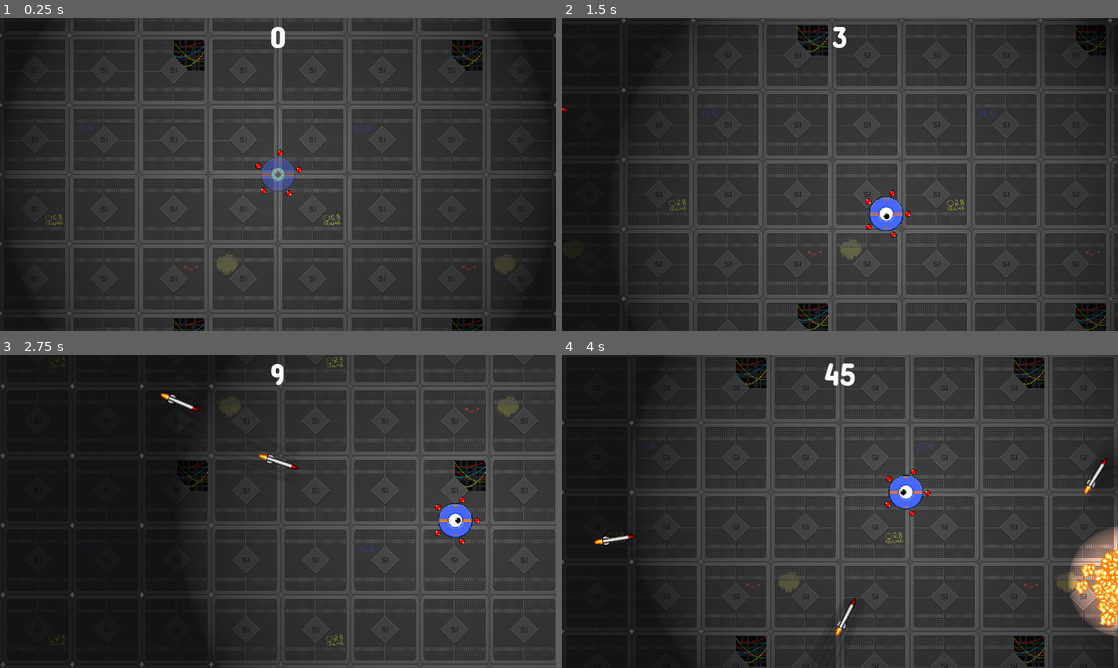
Above: before the commit, frames 1-4 (two rows, left to right).
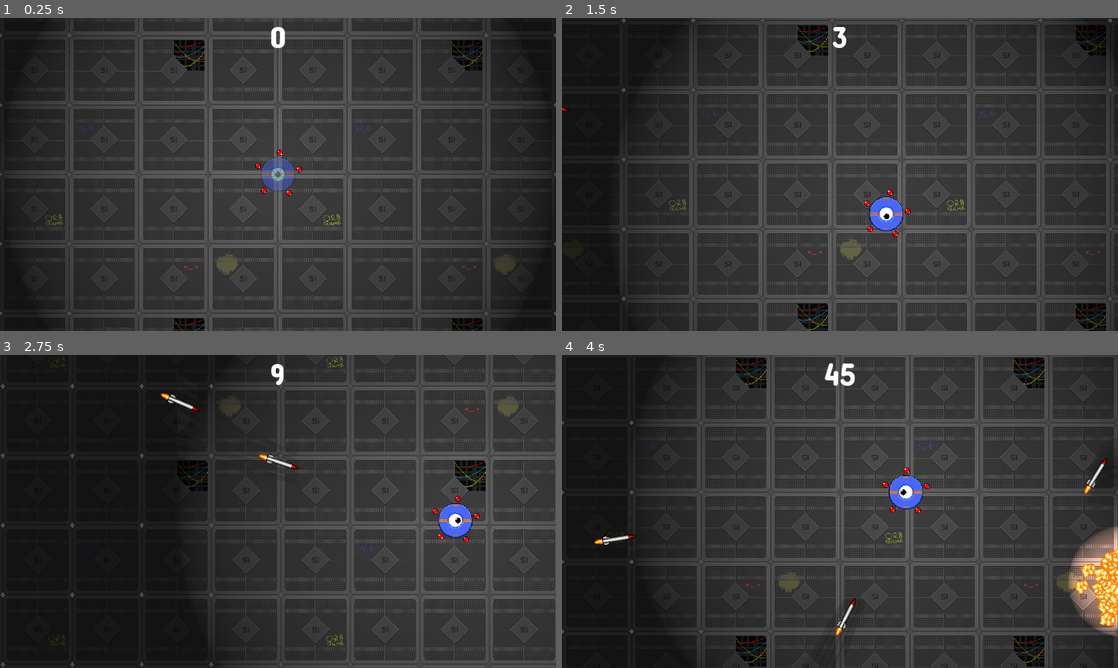
Above: after the commit, the same moments.

Repository: thompson937/Orbgame
Game: Godot game, scene res://Nodes/main.tscn
The game is run twice, just before and just after one commit, with the same random seed, the same clock (stepped at 60 frames per second) and the same inputs. This scene is started directly instead of the project's main scene.
Inputs:
- Up to frame 1 (0.25 s): no input
- Up to frame 2 (1.5 s): hold Right (move_right) 0.53-1.28 s; hold Space (dash) 0.53-1.28 s; hold Down (move_down) from 1.28 s (still down); tap Space (dash) at 1.35 s
- Up to frame 3 (2.75 s): release Down (move_down) at 2.03 s; hold Right (move_right) from 2.03 s (still down); hold Space (dash) from 2.03 s (still down)
- Up to frame 4 (4 s): release Right (move_right) at 2.78 s; release Space (dash) at 2.78 s; hold Up (move_up) 2.78-3.53 s; tap Space (dash) at 2.85 s; hold Left (move_left) from 3.53 s (still down); hold Space (dash) from 3.53 s (still down)

The runs differ from the first frame. In frame 1, less than 0.1% of the frame differs, in the area x 45-55%, y 42-57%; in frame 2, 0.1%; in frame 3, 0.1%; in frame 4, 0.2%, in the area x 57-67%, y 36-52%.

Commit message:
Finished work on Wave system (visuals)

Diff:
--- a/Nodes/main.tscn
+++ b/Nodes/main.tscn
@@ -1,9 +1,10 @@
-[gd_scene load_steps=12 format=3 uid="uid://bhbrjk61khsph"]
+[gd_scene load_steps=13 format=3 uid="uid://bhbrjk61khsph"]
 
 [ext_resource type="Script" path="res://Scripts/game.gd" id="1_71f2l"]
 [ext_resource type="PackedScene" uid="uid://ctv8f0y3h1t25" path="res://Nodes/player.tscn" id="1_al7i7"]
 [ext_resource type="Script" path="res://Scripts/move_camera.gd" id="2_sm8c7"]
 [ext_resource type="PackedScene" uid="uid://ckm0gidsmua3s" path="res://Nodes/missile.tscn" id="3_c6tdd"]
+[ext_resource type="PackedScene" uid="uid://buocrowm35rse" path="res://Nodes/wave_object.tscn" id="3_swrs2"]
 [ext_resource type="Script" path="res://Scripts/HudManager.gd" id="4_12t7j"]
 [ext_resource type="Theme" uid="uid://dtxqxytnxtioo" path="res://the_theme.tres" id="4_xj4qc"]
 [ext_resource type="Texture2D" uid="uid://lkv8xpo6fc1m" path="res://Art/ground_tile.png" id="5_887kl"]
@@ -16,6 +17,7 @@
 texture_filter = 1
 script = ExtResource("1_71f2l")
 missileAsset = ExtResource("3_c6tdd")
+waveObject = ExtResource("3_swrs2")
 
 [node name="Player" parent="." instance=ExtResource("1_al7i7")]
 
--- /dev/null
+++ b/Nodes/testcene.tscn
@@ -0,0 +1,11 @@
+[gd_scene load_steps=2 format=3 uid="uid://bmmlp0l4qqcmg"]
+
+[ext_resource type="PackedScene" uid="uid://buocrowm35rse" path="res://Nodes/wave_object.tscn" id="1_cjie8"]
+
+[node name="Node2D" type="Node2D"]
+
+[node name="WaveObject" parent="." instance=ExtResource("1_cjie8")]
+offset_left = 448.0
+offset_top = 215.0
+offset_right = 448.0
+offset_bottom = 215.0
--- a/Nodes/wave_object.tscn
+++ b/Nodes/wave_object.tscn
@@ -1,22 +1,32 @@
-[gd_scene load_steps=2 format=3 uid="uid://buocrowm35rse"]
+[gd_scene load_steps=3 format=3 uid="uid://buocrowm35rse"]
 
+[ext_resource type="Script" path="res://Scripts/wave_script.gd" id="1_1ltgq"]
 [ext_resource type="FontFile" uid="uid://whfy3occn060" path="res://Fonts/ConcertOne-Regular.ttf" id="1_cxysv"]
 
 [node name="WaveObject" type="Control"]
 layout_mode = 3
-anchors_preset = 15
-anchor_right = 1.0
-anchor_bottom = 1.0
-offset_right = -1720.0
-offset_bottom = -980.0
-grow_horizontal = 2
-grow_vertical = 2
+anchors_preset = 0
+size_flags_horizontal = 4
+size_flags_vertical = 0
+script = ExtResource("1_1ltgq")
 
 [node name="RichTextLabel" type="RichTextLabel" parent="."]
 layout_mode = 1
-offset_right = 203.0
-offset_bottom = 86.0
+anchors_preset = 8
+anchor_left = 0.5
+anchor_top = 0.5
+anchor_right = 0.5
+anchor_bottom = 0.5
+offset_left = -101.5
+offset_top = -23.0
+offset_right = 101.5
+offset_bottom = 23.0
+grow_horizontal = 2
+grow_vertical = 2
+theme_override_colors/default_color = Color(1, 1, 1, 1)
 theme_override_fonts/normal_font = ExtResource("1_cxysv")
 theme_override_font_sizes/normal_font_size = 40
 bbcode_enabled = true
 text = "[center]WAVE 1"
+fit_content = true
+autowrap_mode = 0
--- a/Scripts/GameState.gd
+++ b/Scripts/GameState.gd
@@ -28,6 +28,8 @@
 
 var resetComplete = false
 
+var sendMessage = ""
+
 func reset_game():
 	paused = false
 	gameOver = false
@@ -36,6 +38,7 @@
 	score = 0
 	missilePoints = 0
 	randomize()
+	sendMessage = "WAVE 1"
 	resetComplete = true
 
 	waveCount = 1
@@ -47,12 +50,13 @@
 func _process(delta):
 	if waveAmount <= 0 and waveActive:
 		waveActive = false;
-		print("Wave over!")
+		sendMessage = "WAVE " + str(waveCount) + " OVER!"
 
 	if not waveActive and waveRest <= 0:
-		waveRest = 5
+		waveRest = 10
 
-	waveRest -= delta
+	if not paused:
+		waveRest -= delta
 
 	if waveRest < 0.2 and not waveActive:
 		waveActive = true
@@ -63,9 +67,7 @@
 		if waveSpawnTime < 0.4:
 			waveSpawnTime = 0.4
 
-		print("Wave ", waveCount)
-		print("Wave Amount: ", waveAmount)
-		print("Wave Time: ", waveSpawnTime)
+		sendMessage = "WAVE " + str(waveCount)
 
 	if not paused:
 		time += delta * timeScale
--- a/Scripts/HealthDisplay.gd
+++ b/Scripts/HealthDisplay.gd
@@ -31,7 +31,7 @@
 
 	for i in len(trackedOrbs):
 		var hp = float(len(trackedOrbs))
-		var spin = GameState.time * 4
+		var spin = GameState.time * 10 / sqrt(GameState.playerHealth + 1)
 		wantedPosition = Vector2(sin(spin + PI / hp * 2 * (i + 1)) * 40, cos(spin + PI / hp * 2 * (i + 1)) * 40)
 
 		trackedOrbs[i].position.x = lerpf(trackedOrbs[i].position.x, wantedPosition.x, 0.1)
--- a/Scripts/game.gd
+++ b/Scripts/game.gd
@@ -1,6 +1,7 @@
 extends Node2D
 
 @export var missileAsset : PackedScene
+@export var waveObject : PackedScene
 
 func _process(delta):
 	$RocketSpawner.wait_time = GameState.waveSpawnTime / GameState.timeScale
@@ -10,6 +11,14 @@
 		$RocketSpawner.stop()
 	elif GameState.resetComplete:
 		$RocketSpawner.start()
+
+	if GameState.sendMessage != "":
+		print(GameState.sendMessage)
+		var waveInstance = waveObject.instantiate()
+
+		waveInstance.position = $Player.global_position
+		add_child(waveInstance)
+		GameState.sendMessage = ""
 
 
 func _on_missile_spawner_timeout():
--- a/Scripts/player_movement.gd
+++ b/Scripts/player_movement.gd
@@ -88,7 +88,7 @@
 func _on_area_entered(area):
 	if area.is_in_group("missile") and immuneTime <= 0:
 		immuneTime = 1
-		# GameState.playerHealth -= 1
+		GameState.playerHealth -= 1
 
 func reset_player():
 	immuneTime = 1.0
--- /dev/null
+++ b/Scripts/wave_script.gd
@@ -0,0 +1,27 @@
+extends Control
+
+var timer = 0
+var flash = false
+var destruct = 30
+
+func _ready():
+	$RichTextLabel.text = "[center]" + GameState.sendMessage
+
+
+# Called every frame. 'delta' is the elapsed time since the previous frame.
+func _physics_process(delta):
+	timer += delta
+	if timer > 0.1:
+		flash = not flash
+		timer = 0
+		destruct -= 1
+
+	if flash:
+		$RichTextLabel.modulate = Color8(100, 100, 100, 255)
+	else:
+		$RichTextLabel.modulate = Color8(255, 255, 255, 255)
+
+	position.y += -0.2
+
+	if destruct <= 0:
+		queue_free()
